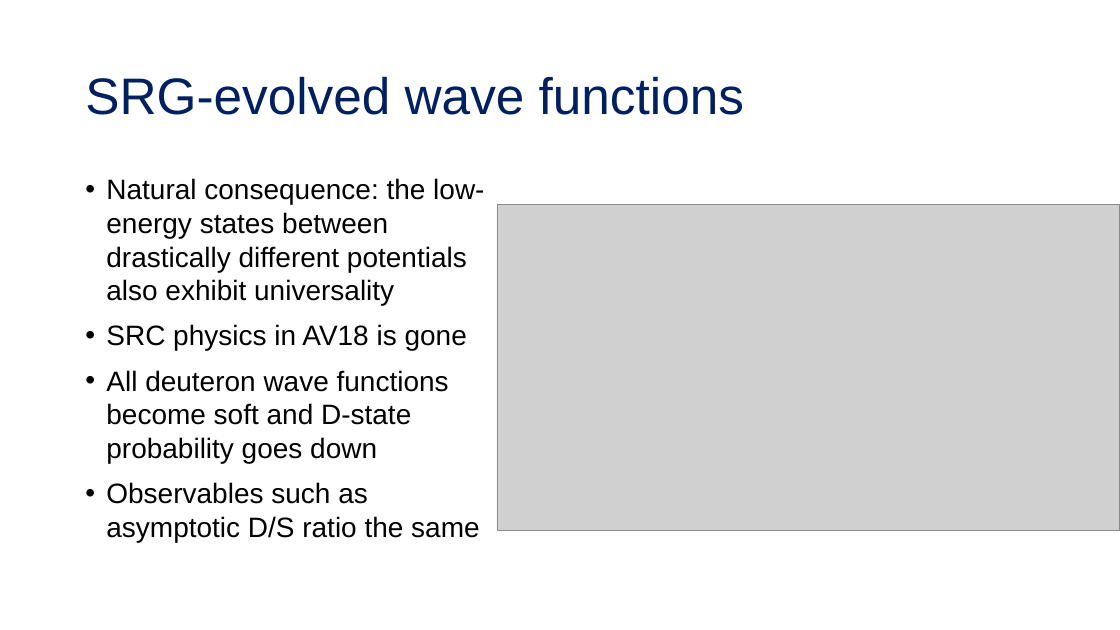
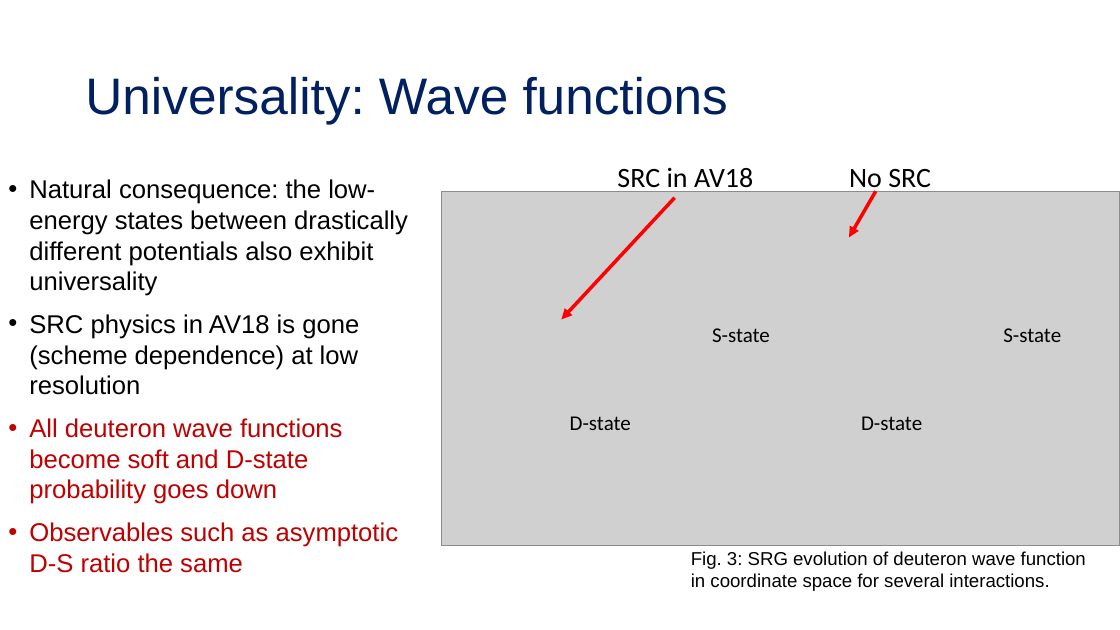
Before and after one commit to tropiano4/tropiano-srg, a slide deck: slide 15 of Presentations/NUCLEI_June2020/tropiano_nuclei_2020.pptx (slide 8 before the commit). Drawn at 1120x630 pixels with LibreOffice and Linux fonts; fonts in the diff are those of the drawing; grey boxes stand for pictures. Boxes give left, top, right and bottom in pixels: in the first picture for what was removed or moved away, otherwise in the second. Text is boxed around its words. In the diff, an @@ line names an element or a change of style, - is before the commit and + after.

```diff
--- a/Presentations/NUCLEI_June2020/tropiano_nuclei_2020.pptx
+++ b/Presentations/NUCLEI_June2020/tropiano_nuclei_2020.pptx
@@ title at box(85, 76, 728, 125): text changed @@
-SRG-evolved wave functions
+Universality: Wave functions
@@ text "Natural consequence: the low-energy states ...": place and size @@
-text "Natural consequence: the low-energy states ..." at box(106, 178, 484, 542)
+text "Natural consequence: the low-energy states ..." at box(29, 179, 408, 573)
@@ text at box(29, 179, 408, 504): size 24 to 22 pt in "Natural consequence: the low-energy states between drastical ...", "All deuteron wave functions become soft and ..."; text colour #000000 to #C00000 in "All deuteron wave functions become soft and ..." @@
@@ text added at box(617, 167, 753, 194), 24 pt, text #000000 @@
+SRC in AV18
@@ text added at box(849, 169, 931, 194), 24 pt, text #000000 @@
+No SRC
@@ picture: place and size @@
-picture at box(497, 205, 1120, 531)
+picture at box(441, 192, 1120, 546)
@@ arrow added from (675, 197) to (561, 319), #FF0000 3 pt @@
@@ arrow added from (876, 192) to (849, 238), #FF0000 3 pt @@
@@ text at box(29, 314, 359, 395): text changed; size 24 to 22 pt @@
-• SRC physics in AV18 is gone
+• SRC physics in AV18 is gone (scheme dependence) at low resolution
@@ text added at box(712, 328, 770, 342), 18 pt, text #000000 @@
+S-state
@@ text added at box(1003, 328, 1061, 342), 18 pt, text #000000 @@
+S-state
@@ text added at box(570, 416, 631, 430), 18 pt, text #000000 @@
+D-state
@@ text added at box(861, 416, 922, 430), 18 pt, text #000000 @@
+D-state
@@ text at box(29, 522, 398, 573): text changed; size 24 to 22 pt; text colour #000000 to #C00000 @@
-• Observables such as asymptotic D/S ratio the same
+• Observables such as asymptotic D-S ratio the same
@@ text added at box(691, 551, 1086, 591), 16 pt, text #000000 @@
+Fig. 3: SRG evolution of deuteron wave function in coordinate space for several interactions.
```
Also in this commit, not shown: 6 other slides changed, 15 slides added, 9 slides removed.
